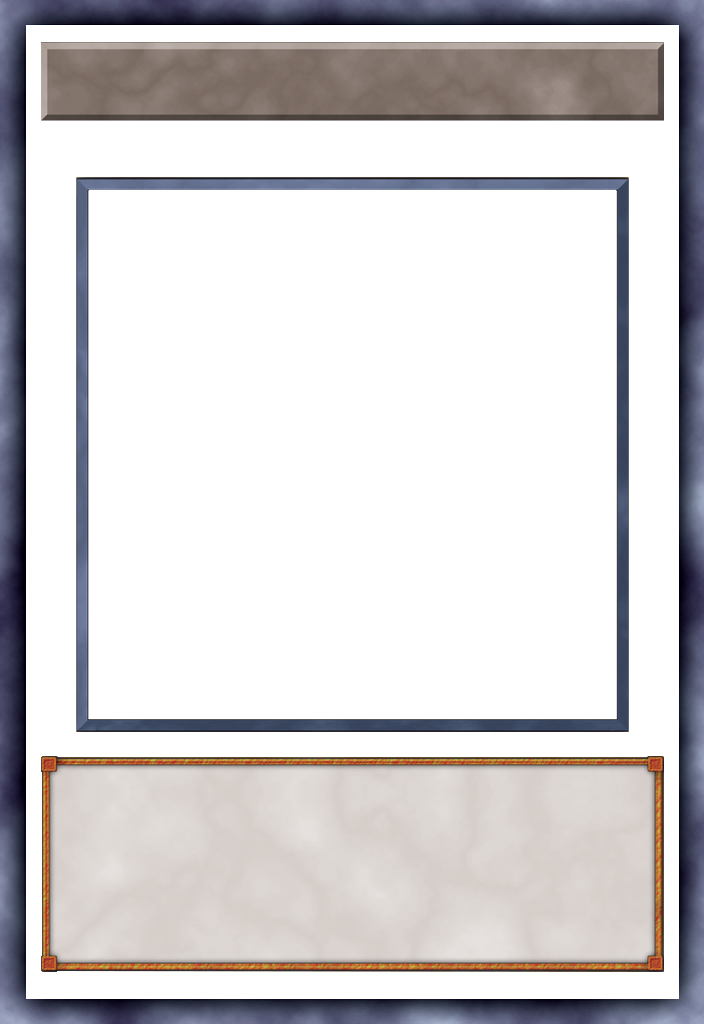
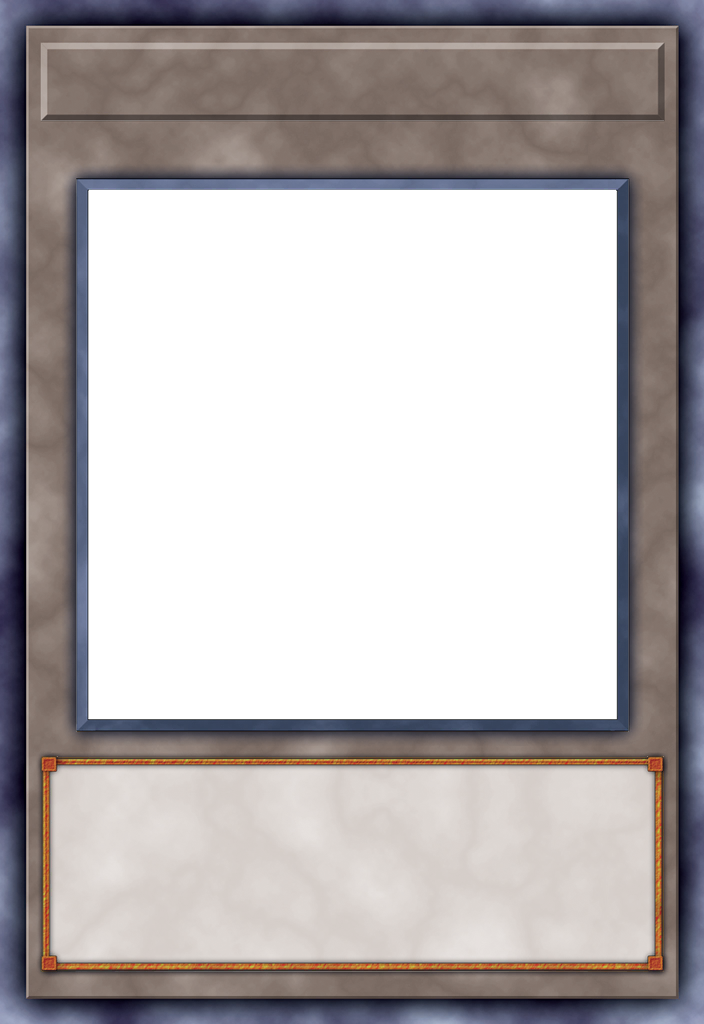
Layered file, before and after one edit (704x1024). Changes by layer:
added layer "BackGround" above "EffBox" over [left=26, top=25, right=679, bottom=999]